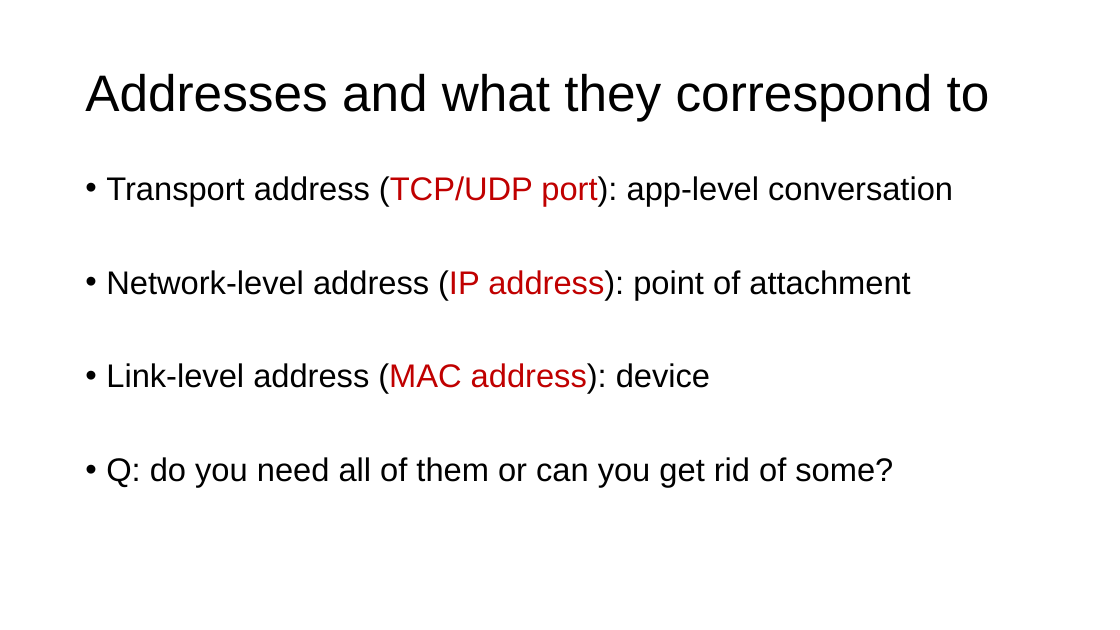
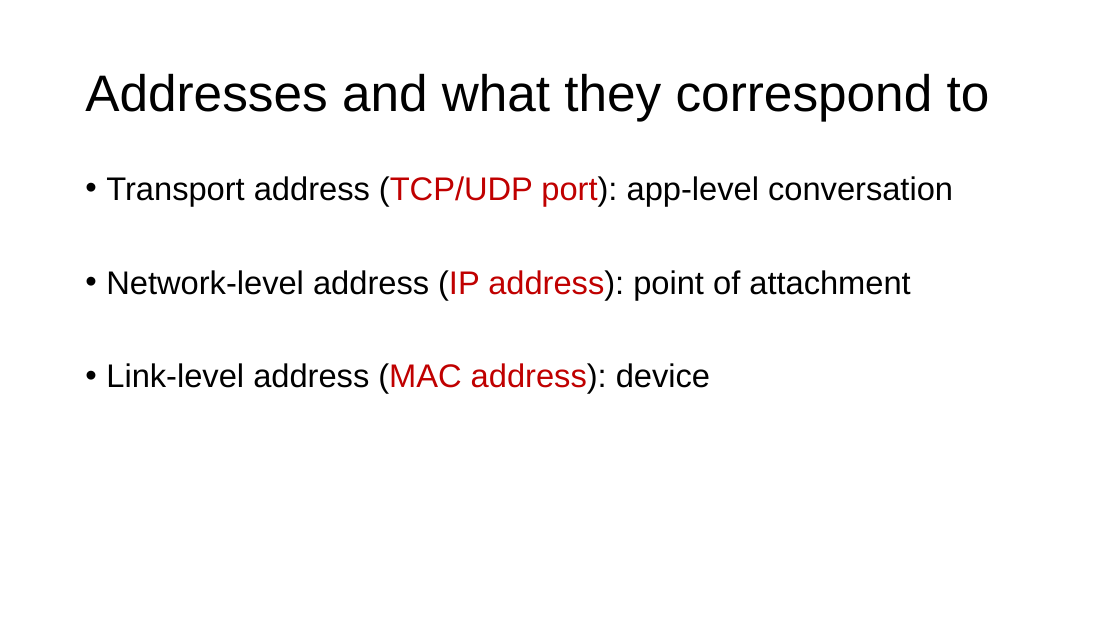
Before and after one commit to ngsrinivas/coursegen, a slide deck: slide 16 of ex/552-F19/lectures/02-architecture.pptx (slide 15 before the commit). Drawn at 1120x630 pixels with LibreOffice and Linux fonts; fonts in the diff are those of the drawing. Boxes give left, top, right and bottom in pixels: in the first picture for what was removed or moved away, otherwise in the second. Text is boxed around its words. In the diff, an @@ line names an element or a change of style, - is before the commit and + after.

```diff
--- a/ex/552-F19/lectures/02-architecture.pptx
+++ b/ex/552-F19/lectures/02-architecture.pptx
@@ text at (x1=106, y1=457, x2=893, y2=487): paragraph removed @@
-• Q: do you need all of them or can you get rid of some?
```
Also in this commit, not shown: 8 other slides changed, 2 other files.
